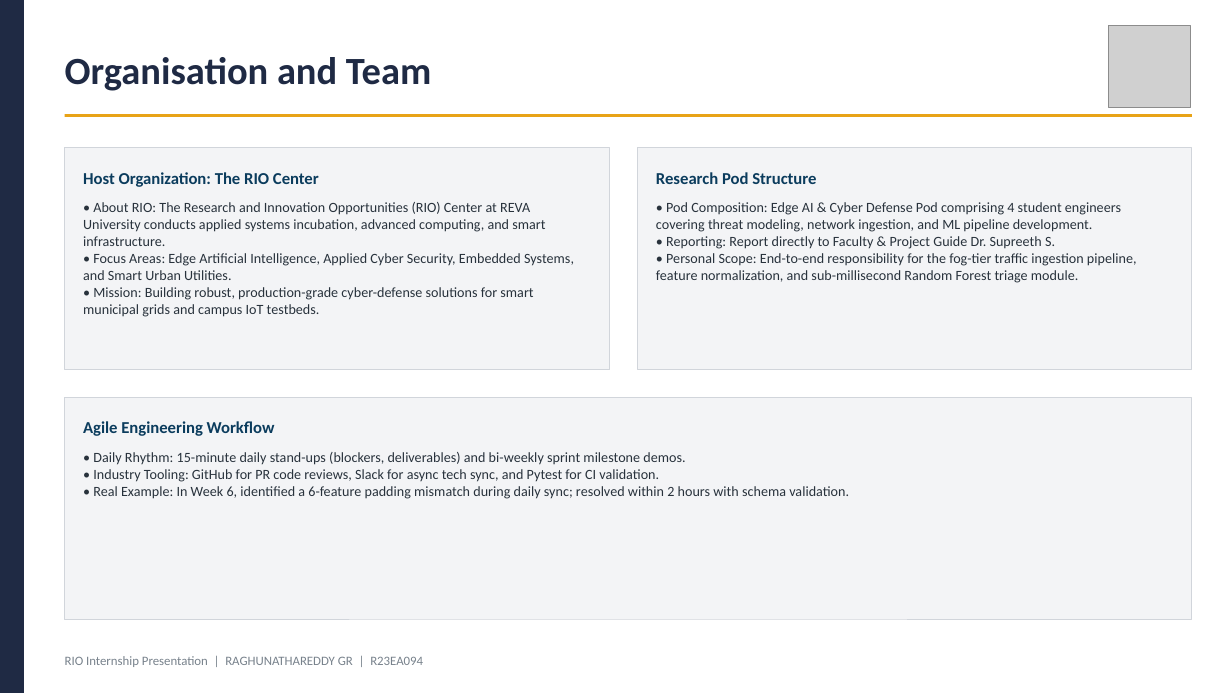
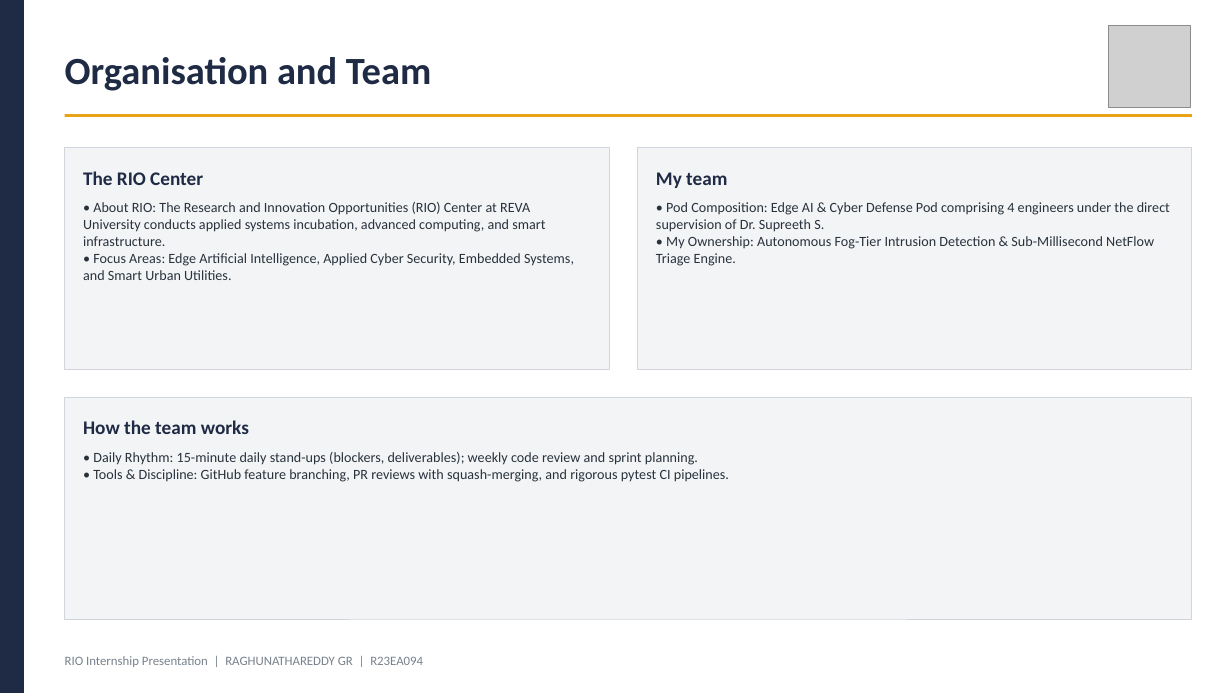
Before and after one commit to Raghunath2604/RIO_PROJECT-SMART_CITY-, a slide deck: slide 2 of docs/RIO_Internship_Presentation_R23EA094.pptx. Drawn at 1232x693 pixels with LibreOffice and Linux fonts; fonts in the diff are those of the drawing; grey boxes stand for pictures. Boxes give left, top, right and bottom in pixels: in the first picture for what was removed or moved away, otherwise in the second. Text is boxed around its words. In the diff, an @@ line names an element or a change of style, - is before the commit and + after.

Commit message:
style: finalize professional layout, zero template leftovers, inline diagram placement, and clean master build scripts

```diff
--- a/docs/RIO_Internship_Presentation_R23EA094.pptx
+++ b/docs/RIO_Internship_Presentation_R23EA094.pptx
@@ text at (x1=83, y1=171, x2=203, y2=185): text changed; size 13 to 15 pt; text colour #0B3C5D to #1F2A44 @@
-Host Organization: The RIO Center
+The RIO Center
@@ text at (x1=656, y1=172, x2=727, y2=188): text changed; size 13 to 15 pt; text colour #0B3C5D to #1F2A44 @@
-Research Pod Structure
+My team
@@ text at (x1=656, y1=202, x2=1170, y2=266): text changed @@
-• Pod Composition: Edge AI & Cyber Defense Pod comprising 4 student engineers covering threat modeling, network ingestion, and ML pipeline development.
-• Reporting: Report directly to Faculty & Project Guide Dr. Supreeth S.
-• Personal Scope: End-to-end responsibility for the fog-tier traffic ingestion pipeline, feature normalization, and sub-millisecond Random Forest triage module.
+• Pod Composition: Edge AI & Cyber Defense Pod comprising 4 engineers under the direct supervision of Dr. Supreeth S.
+• My Ownership: Autonomous Fog-Tier Intrusion Detection & Sub-Millisecond NetFlow Triage Engine.
@@ text at (x1=83, y1=287, x2=533, y2=317): paragraph removed @@
-• Mission: Building robust, production-grade cyber-defense solutions for smart municipal grids and campus IoT testbeds.
@@ text at (x1=83, y1=420, x2=249, y2=434): text changed; size 13 to 15 pt; text colour #0B3C5D to #1F2A44 @@
-Agile Engineering Workflow
+How the team works
@@ text at (x1=93, y1=452, x2=729, y2=482): text changed @@
-• Daily Rhythm: 15-minute daily stand-ups (blockers, deliverables) and bi-weekly sprint milestone demos.
-• Industry Tooling: GitHub for PR code reviews, Slack for async tech sync, and Pytest for CI validation.
-• Real Example: In Week 6, identified a 6-feature padding mismatch during daily sync; resolved within 2 hours with schema validation.
+• Daily Rhythm: 15-minute daily stand-ups (blockers, deliverables); weekly code review and sprint planning.
+• Tools & Discipline: GitHub feature branching, PR reviews with squash-merging, and rigorous pytest CI pipelines.
```
Also in this commit, not shown: 7 other slides changed, 19 other files.
